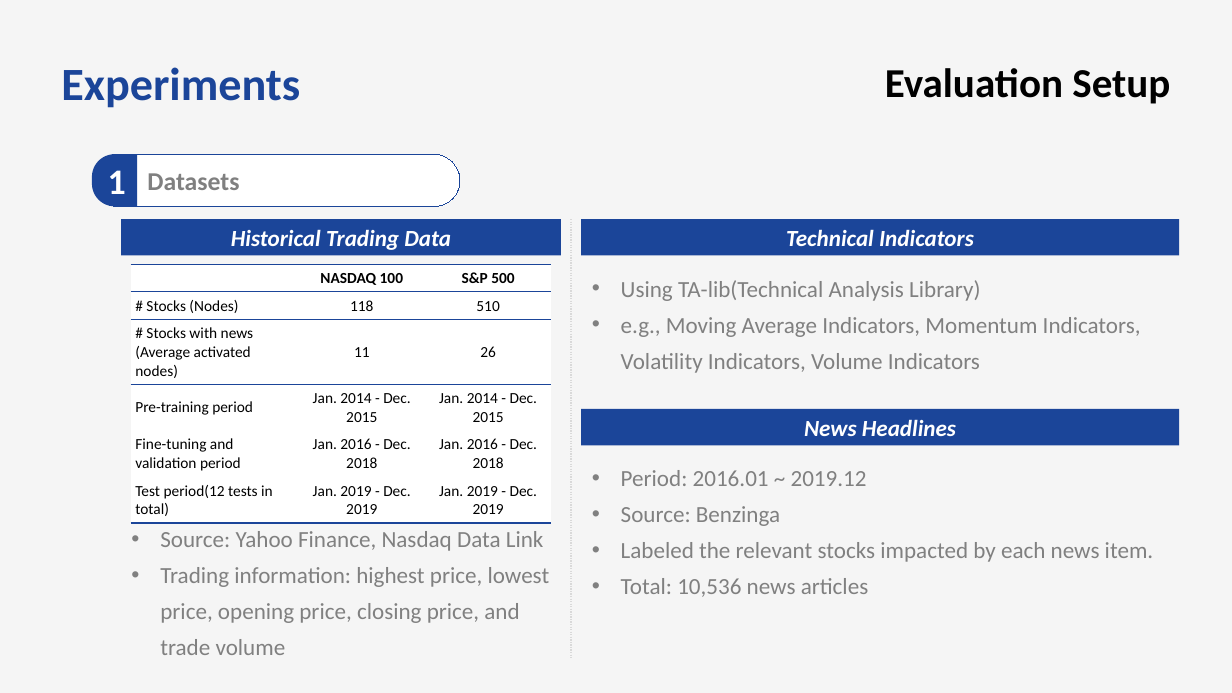
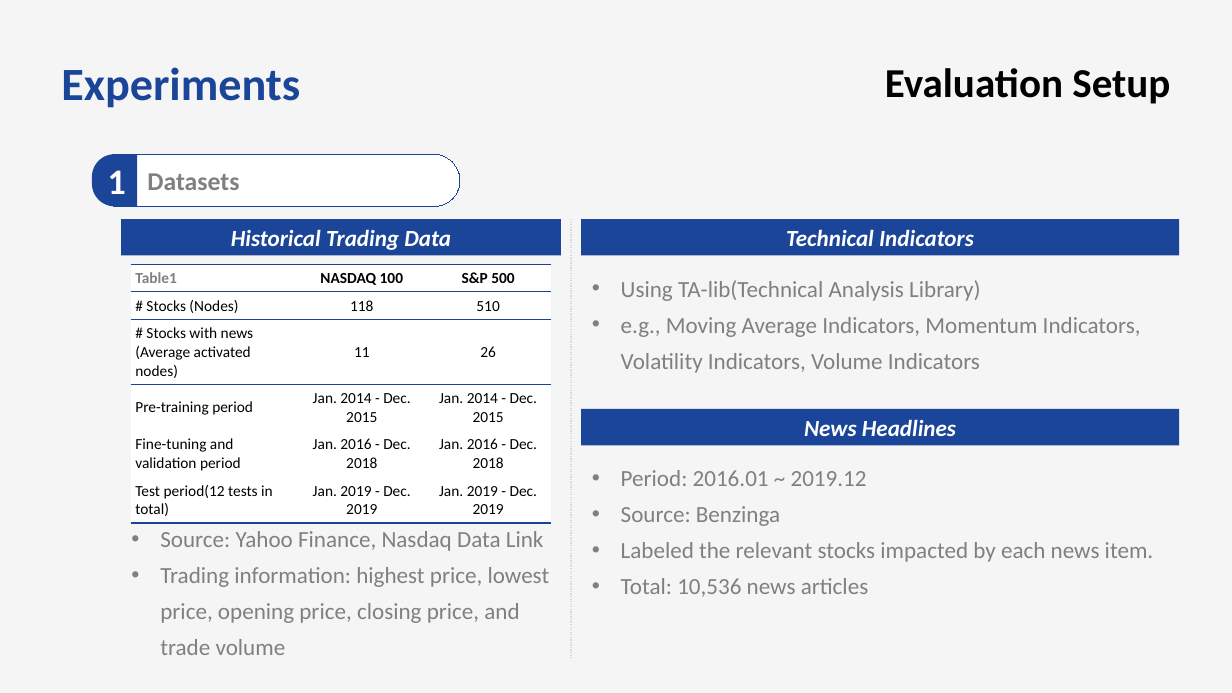
Before and after one commit to bts1991/study, a slide deck: slide 23 of 논문 Review/Others/paper_review.pptx. Drawn at 1232x693 pixels with LibreOffice and Linux fonts; fonts in the diff are those of the drawing. Boxes give left, top, right and bottom in pixels: in the first picture for what was removed or moved away, otherwise in the second. Text is boxed around its words. In the diff, an @@ line names an element or a change of style, - is before the commit and + after.

Commit message:
222

```diff
--- a/논문 Review/Others/paper_review.pptx
+++ b/논문 Review/Others/paper_review.pptx
@@ table at [130, 264, 552, 523] @@
-row 1, column 1: 
+row 1, column 1: Table1
```
Also in this commit, not shown: 2 slides added.
